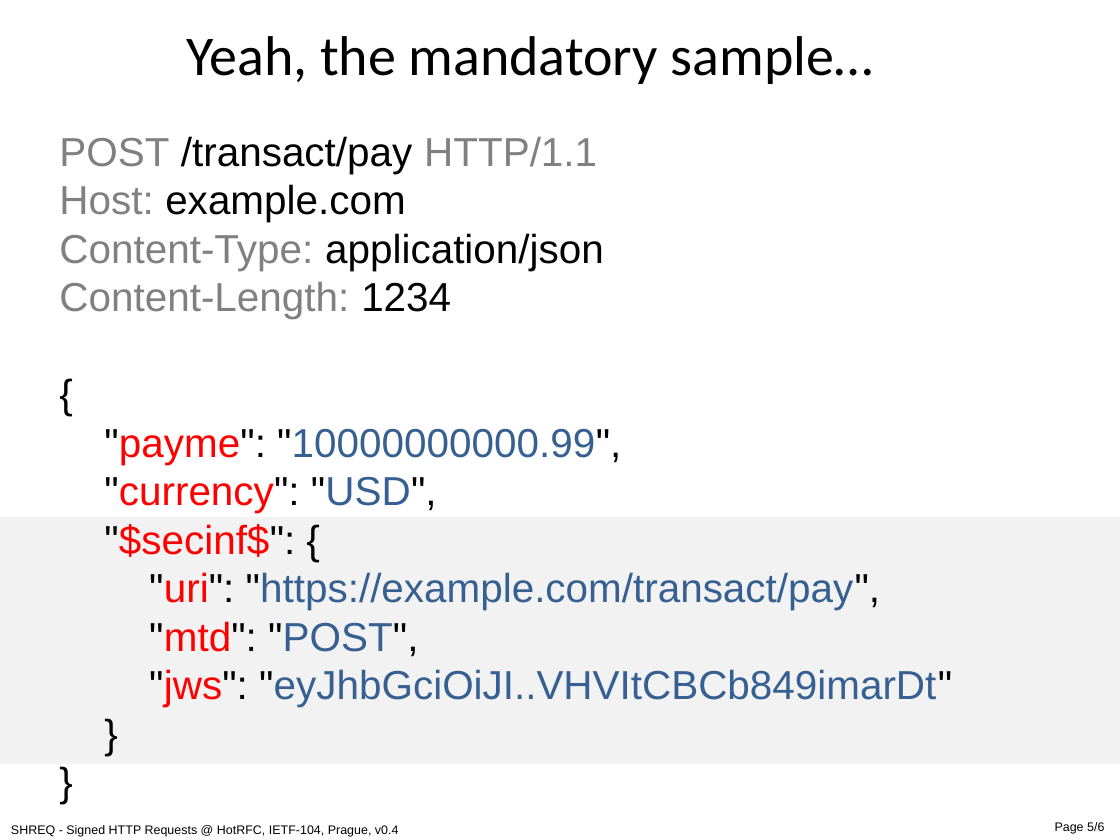
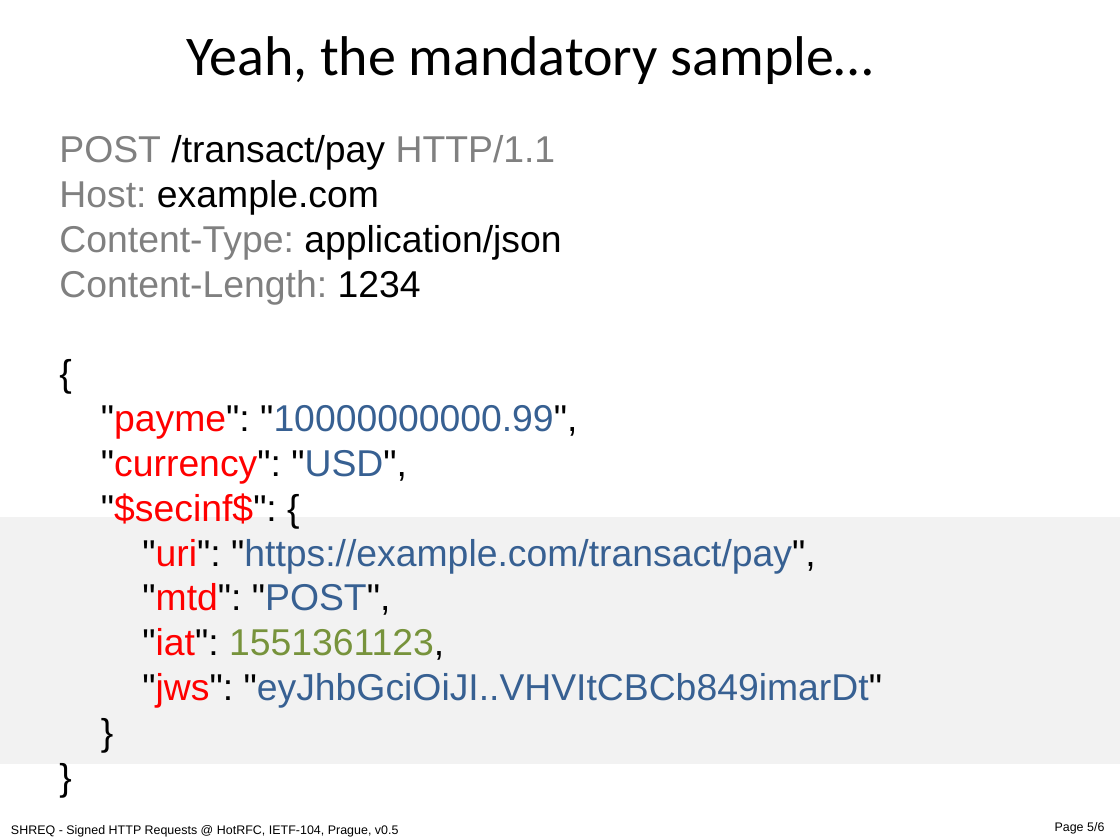
Before and after one commit to cyberphone/ietf-signed-http-requests, a slide deck: slide 5 of hotrfc-shreq.pptx. Drawn at 1120x840 pixels with LibreOffice and Linux fonts; fonts in the diff are those of the drawing. Boxes give left, top, right and bottom in pixels: in the first picture for what was removed or moved away, otherwise in the second. Text is boxed around its words. In the diff, an @@ line names an element or a change of style, - is before the commit and + after.

```diff
--- a/hotrfc-shreq.pptx
+++ b/hotrfc-shreq.pptx
@@ text at (x1=59, y1=135, x2=883, y2=708): size 26 to 24 pt @@
@@ text at (x1=142, y1=628, x2=444, y2=660): paragraph added @@
+"iat": 1551361123,
@@ text at (x1=11, y1=825, x2=399, y2=837): text changed @@
-SHREQ - Signed HTTP Requests @ HotRFC, IETF-104, Prague, v0.4
+SHREQ - Signed HTTP Requests @ HotRFC, IETF-104, Prague, v0.5
```
Also in this commit, not shown: 5 other slides changed, 1 other file.
